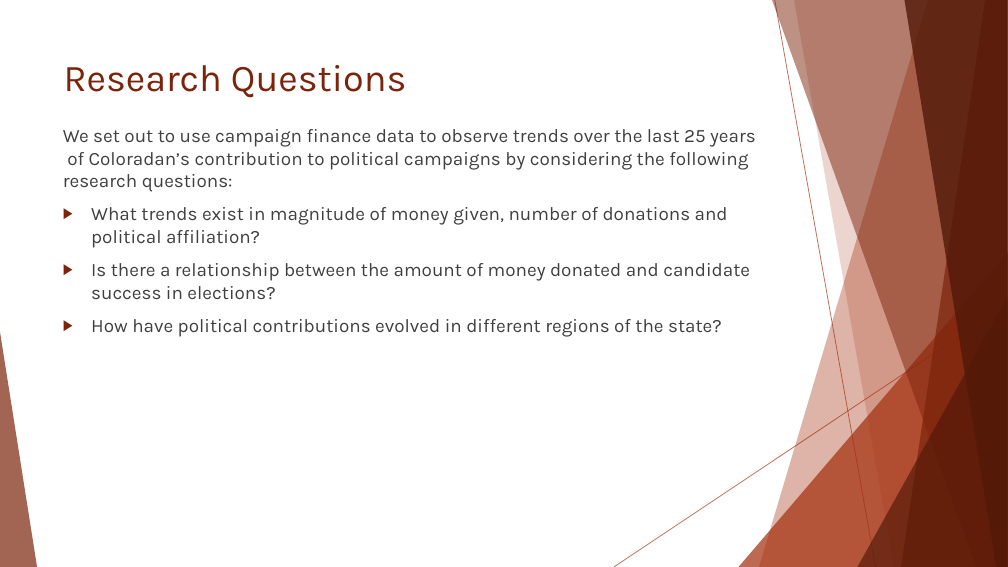
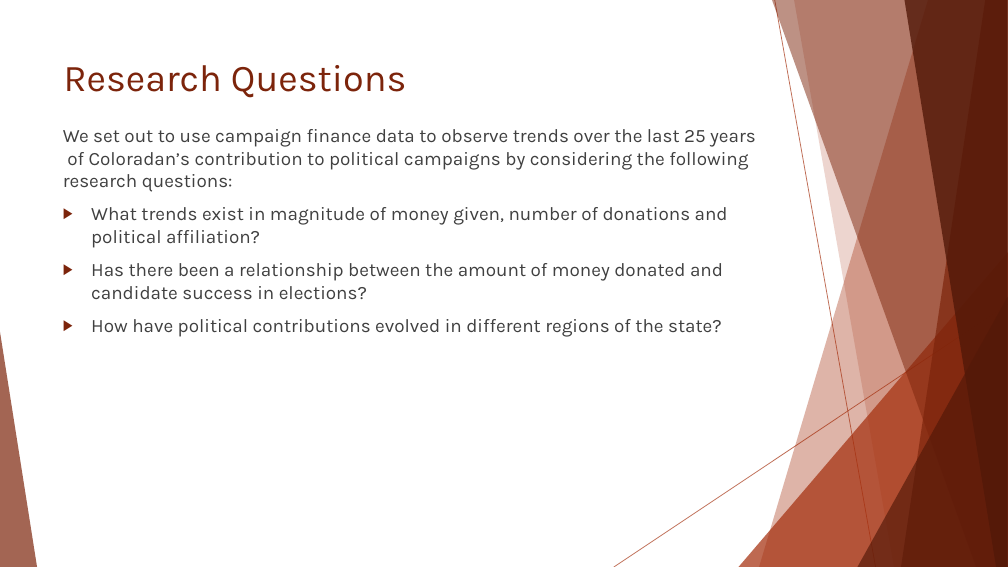
Before and after one commit to dslachar/analysis_of_crp_data, a slide deck: slide 4 of project_presention.pptx (slide 3 before the commit). Drawn at 1008x567 pixels with LibreOffice and Linux fonts; fonts in the diff are those of the drawing. Boxes give left, top, right and bottom in pixels: in the first picture for what was removed or moved away, otherwise in the second. Text is boxed around its words. In the diff, an @@ line names an element or a change of style, - is before the commit and + after.

```diff
--- a/project_presention.pptx
+++ b/project_presention.pptx
@@ text at box(91, 263, 723, 299): text changed @@
-▶ Is there a relationship between the amount of money donated and candidate success in elections?
+▶ Has there been a relationship between the amount of money donated and candidate success in elections?
```
Also in this commit, not shown: 6 other slides changed, 3 slides added, 2 slides removed.
